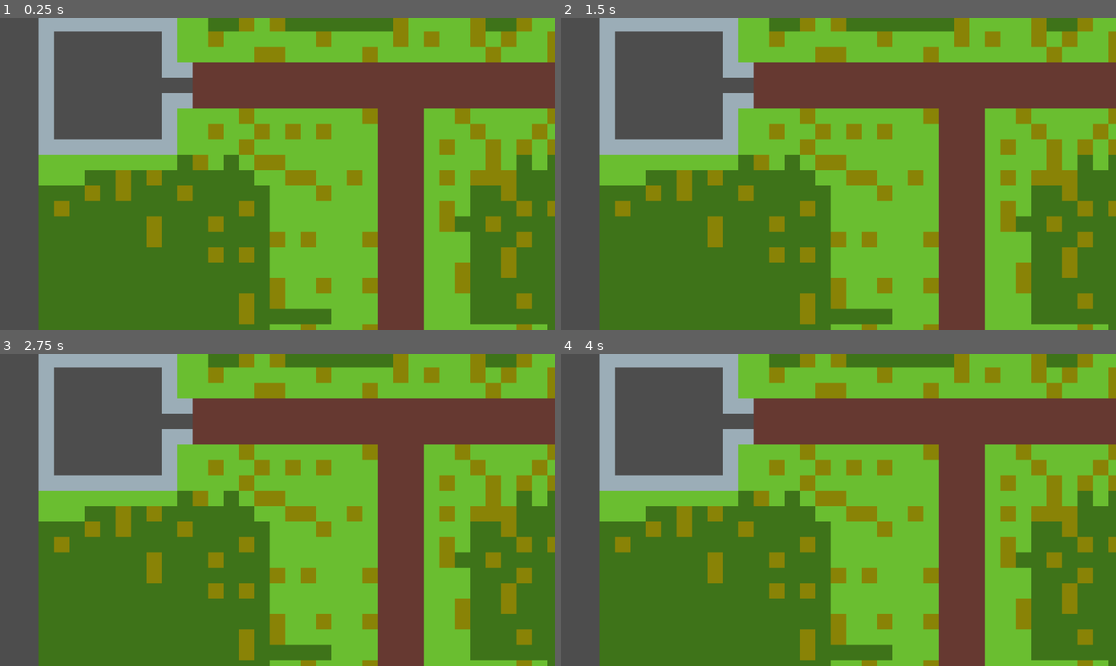
Above: before the commit, frames 1-4 (two rows, left to right).
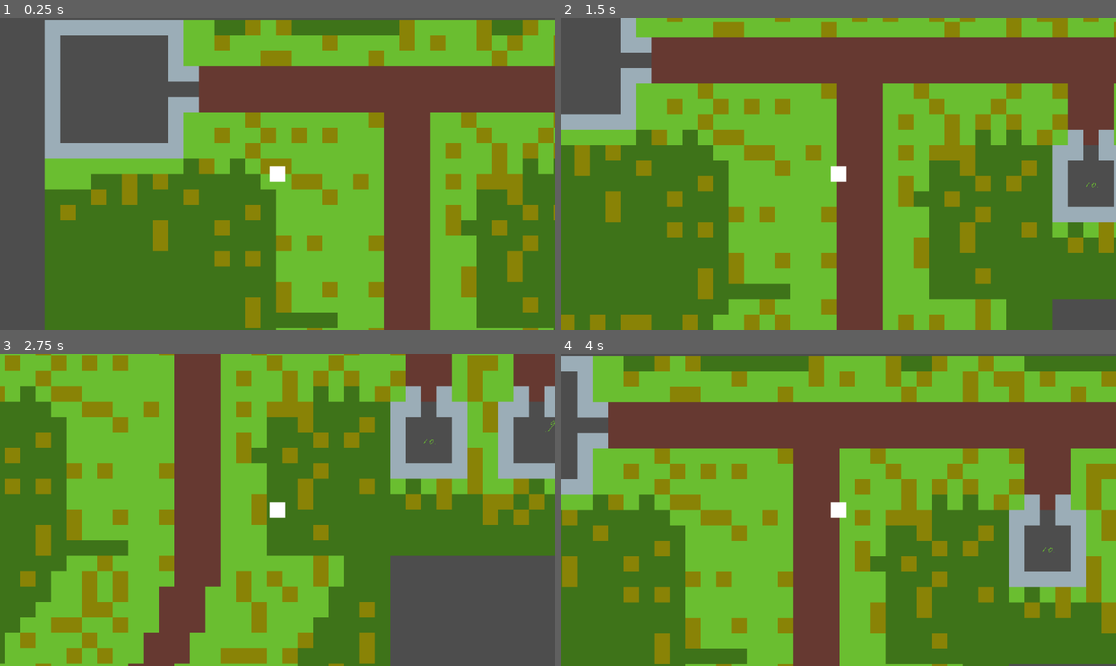
Above: after the commit, the same moments.

Repository: zznyjidi/2024-hackclub-gamejam
Game: Godot game, scene res://main.tscn
Same seed, same stepped clock (60 frames per second), same inputs: the game is played once before the commit and once after it.
Inputs:
- Up to frame 1 (0.25 s): no input
- Up to frame 2 (1.5 s): tap Enter at 0.5 s; hold D (Player_Move_RIGHT) 0.53-1.28 s; hold S (Player_Move_DOWN) from 1.28 s (still down)
- Up to frame 3 (2.75 s): release S (Player_Move_DOWN) at 2.03 s; hold D (Player_Move_RIGHT) from 2.03 s (still down)
- Up to frame 4 (4 s): release D (Player_Move_RIGHT) at 2.78 s; hold W (Player_Move_UP) 2.78-3.53 s; hold A (Player_Move_LEFT) from 3.53 s (still down)

The runs differ from the first frame. In frame 1, 19% of the frame differs, in the area x 6-100%, y 0-100%; in frame 2, 68%; in frame 3, 87%, in the area x 0-100%, y 0-100%; in frame 4, 67%.

Commit message:
Add Collition

Diff:
--- a/main.tscn
+++ b/main.tscn
@@ -5,7 +5,7 @@
 
 [node name="Node2D" type="Node2D"]
 
-[node name="Player" parent="." instance=ExtResource("1_lyx3a")]
-
 [node name="Maps" parent="." instance=ExtResource("2_c1nqq")]
 position = Vector2(-483, -320)
+
+[node name="Player" parent="." instance=ExtResource("1_lyx3a")]
--- a/project.godot
+++ b/project.godot
@@ -14,6 +14,30 @@
 run/main_scene="res://main.tscn"
 config/features=PackedStringArray("4.3", "Forward Plus")
 config/icon="res://icon.svg"
+"<<<<<<<HEAD[input]Player_Move_UP"={
+"deadzone": 0.5,
+"events": [Object(InputEventKey,"resource_local_to_scene":false,"resource_name":"","device":-1,"window_id":0,"alt_pressed":false,"shift_pressed":false,"ctrl_pressed":false,"meta_pressed":false,"pressed":false,"keycode":0,"physical_keycode":87,"key_label":0,"unicode":119,"location":0,"echo":false,"script":null)
+]
+}
+Player_Move_DOWN={
+"deadzone": 0.5,
+"events": [Object(InputEventKey,"resource_local_to_scene":false,"resource_name":"","device":-1,"window_id":0,"alt_pressed":false,"shift_pressed":false,"ctrl_pressed":false,"meta_pressed":false,"pressed":false,"keycode":0,"physical_keycode":83,"key_label":0,"unicode":115,"location":0,"echo":false,"script":null)
+]
+}
+Player_Move_LEFT={
+"deadzone": 0.5,
+"events": [Object(InputEventKey,"resource_local_to_scene":false,"resource_name":"","device":-1,"window_id":0,"alt_pressed":false,"shift_pressed":false,"ctrl_pressed":false,"meta_pressed":false,"pressed":false,"keycode":0,"physical_keycode":65,"key_label":0,"unicode":97,"location":0,"echo":false,"script":null)
+]
+}
+Player_Move_RIGHT={
+"deadzone": 0.5,
+"events": [Object(InputEventKey,"resource_local_to_scene":false,"resource_name":"","device":-1,"window_id":0,"alt_pressed":false,"shift_pressed":false,"ctrl_pressed":false,"meta_pressed":false,"pressed":false,"keycode":0,"physical_keycode":68,"key_label":0,"unicode":100,"location":0,"echo":false,"script":null)
+]
+}
+
+[dotnet]
+
+project/assembly_name="2024-hackclub-gamejam"
 
 [input]
 
@@ -37,7 +61,3 @@
 "events": [Object(InputEventKey,"resource_local_to_scene":false,"resource_name":"","device":-1,"window_id":0,"alt_press …(192 unchanged characters)…
 ]
 }
-
-[dotnet]
-
-project/assembly_name="2024-hackclub-gamejam"
--- a/scenes/map.tscn
+++ b/scenes/map.tscn
@@ -1,11 +1,12 @@
-[gd_scene load_steps=2 format=3 uid="uid://0ilx4mpvtafa"]
+[gd_scene load_steps=3 format=3 uid="uid://0ilx4mpvtafa"]
 
 [ext_resource type="TileSet" uid="uid://cvgxi1orhm8jq" path="res://assets/maps-tile.tres" id="1_wqs0o"]
+[ext_resource type="Script" path="res://scripts/map.gd" id="1_wrdes"]
 
-[node name="Node2D" type="Node2D"]
+[node name="Maps" type="Node2D"]
+script = ExtResource("1_wrdes")
 
 [node name="CharSelect" type="TileMap" parent="."]
-visible = false
 tile_set = ExtResource("1_wqs0o")
 format = 2
 layer_0/tile_data = PackedInt32Array(0, 65537, 0, 65536, 65537, 0, 131072, 65537, 0, 196608, 65537, 0, 262144, 65537, 0 …(2267 unchanged characters)…
--- /dev/null
+++ b/scripts/map.gd
@@ -0,0 +1,22 @@
+extends Node2D
+
+var currentScene = "char_select"
+
+var levelName2SecenDict
+
+# Called when the node enters the scene tree for the first time.
+func _ready():
+	levelName2SecenDict = {
+		"char_select" = $CharSelect,
+		"scene1_1" = $Scene_1_1,
+		"scene1_2" = $Scene_1_2,
+		"scene1_3" = $Scene_1_3,
+		"scene2_1" = $Scene_2_1
+	}
+	for level in levelName2SecenDict.values():
+		level.set_layer_enabled(0, false)
+	levelName2SecenDict["scene1_1"].set_layer_enabled(0, true)
+
+# Called every frame. 'delta' is the elapsed time since the previous frame.
+func _process(delta):
+	pass
--- a/scripts/player.gd
+++ b/scripts/player.gd
@@ -19,4 +19,8 @@
 	else:
 		velocity.x = move_toward(velocity.x, 0, SPEED)
 
-	move_and_slide()
+	#move_and_slide()
+	var collision = move_and_collide(velocity * delta)
+	if collision:
+		velocity = velocity.slide(collision.get_normal())
+		print("Collition Triggered. ")
